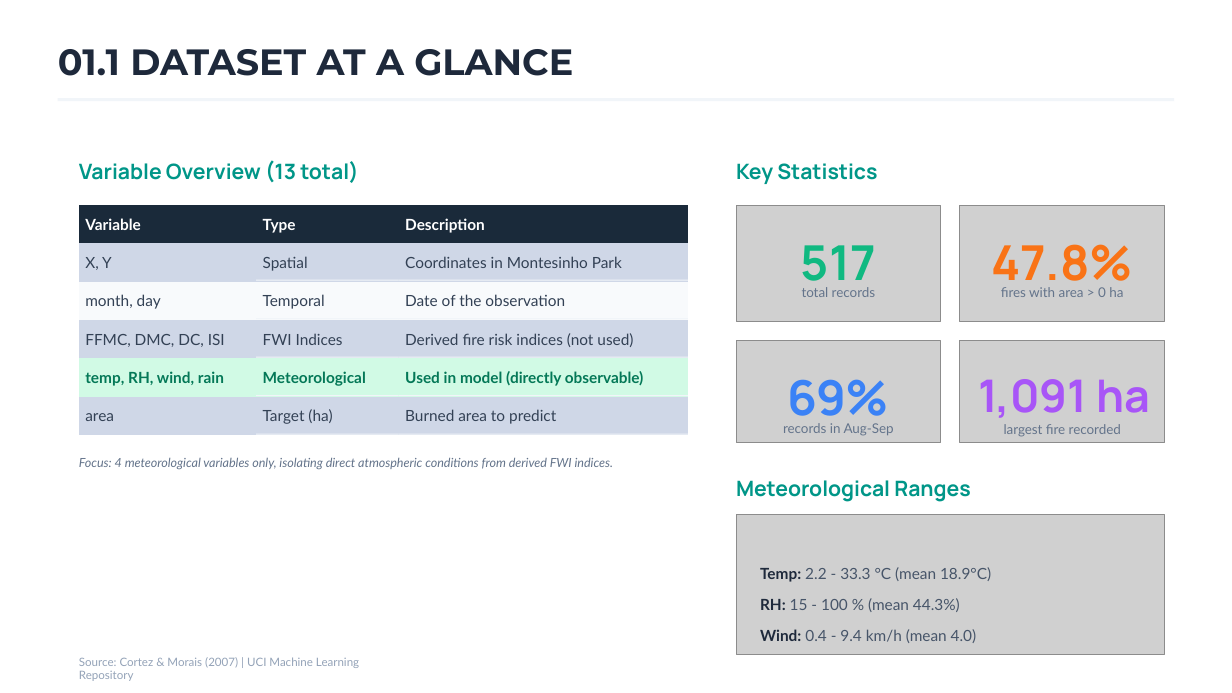
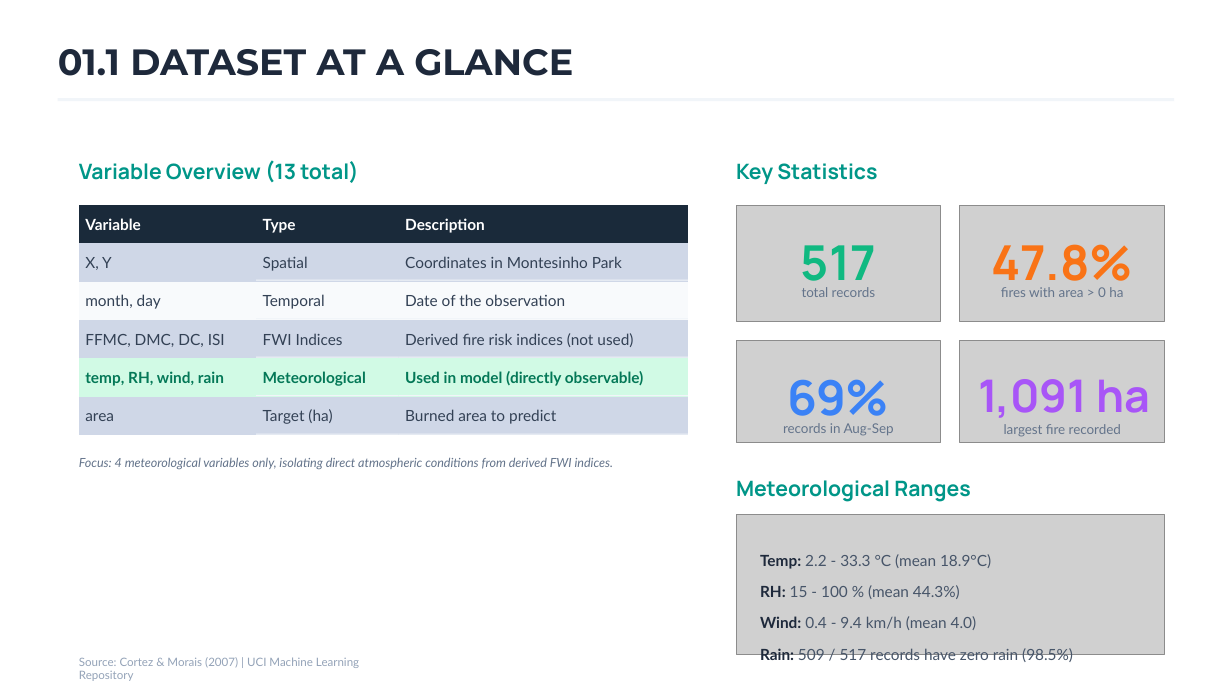
Before and after one commit to afm719/data_visualization_forestfires, a slide deck: slide 4 of XAI Forest Fire Risk Presentation.pptx. Drawn at 1232x693 pixels with LibreOffice and Linux fonts; fonts in the diff are those of the drawing; grey boxes stand for pictures; background and template pictures are left out. Boxes give left, top, right and bottom in pixels: in the first picture for what was removed or moved away, otherwise in the second. Text is boxed around its words. In the diff, an @@ line names an element or a change of style, - is before the commit and + after.

```diff
--- a/XAI Forest Fire Risk Presentation.pptx
+++ b/XAI Forest Fire Risk Presentation.pptx
@@ 3 texts moved together from (x1=760, y1=567, x2=991, y2=643) to (x1=760, y1=554, x2=991, y2=630) @@
@@ text added at (x1=760, y1=648, x2=1073, y2=664), 12 pt, text #475569 @@
+Rain: 509 / 517 records have zero rain (98.5%)
```
Also in this commit, not shown: 1 other slide changed, 1 other file.
